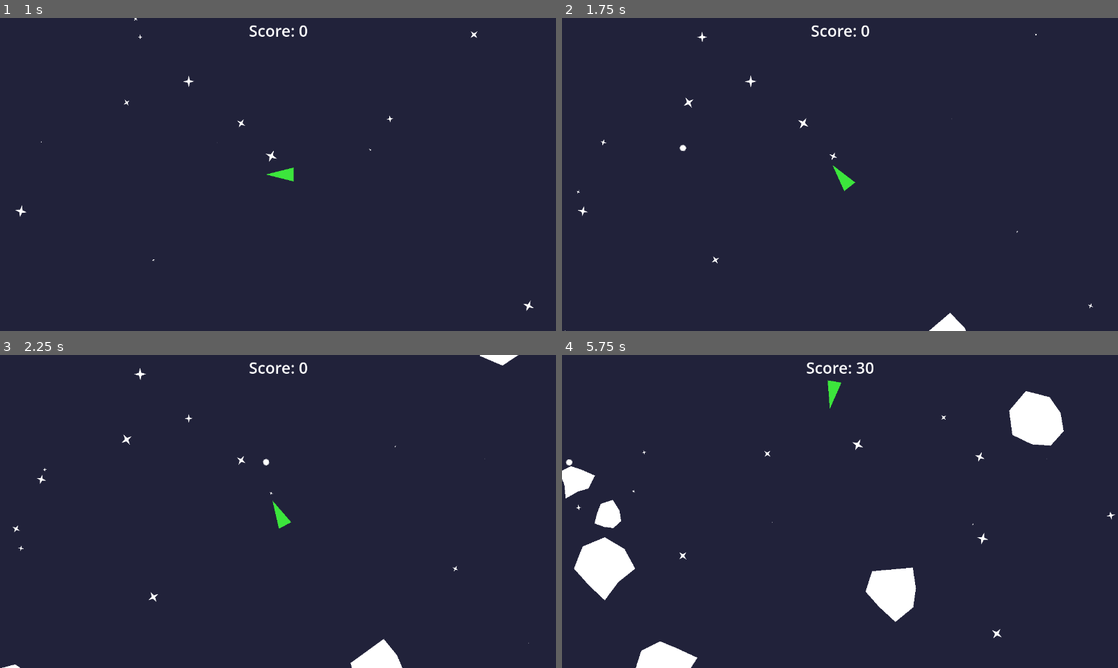
Above: before the commit, frames 1-4 (two rows, left to right).
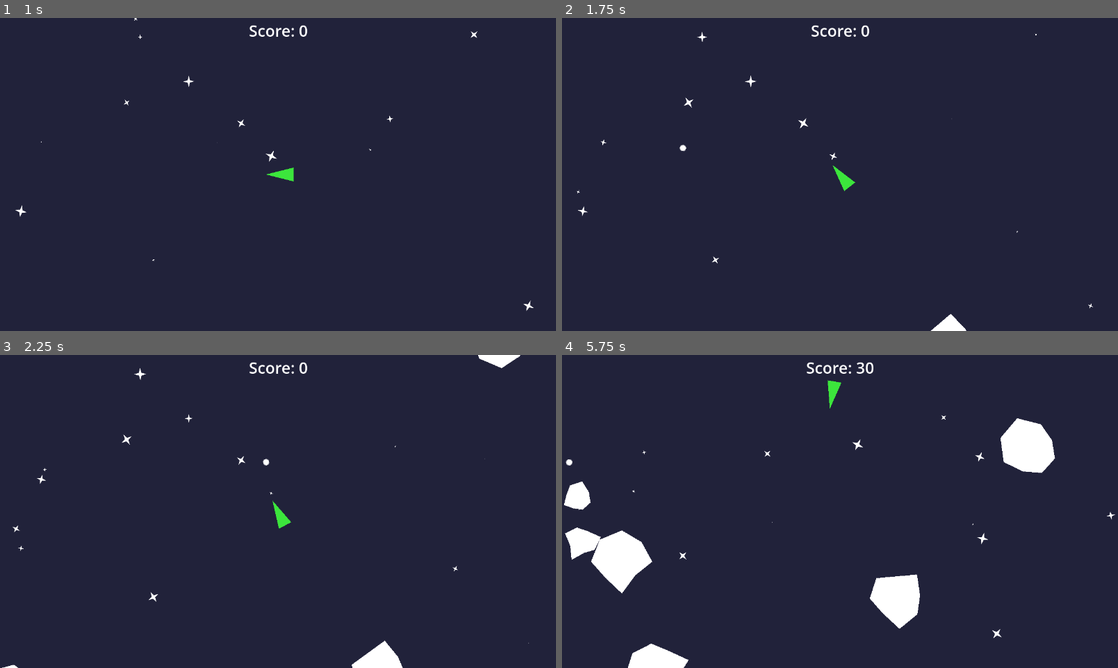
Above: after the commit, the same moments.

Repository: Josie5734/godot-asteroids-clone
Game: Godot game, scene res://scenes/main_menu/main_menu.tscn
Two runs of this game, one before a commit and one after it. Both use one fixed random seed, a clock stepped at 60 frames per second and the inputs below.
Inputs:
- Up to frame 1 (1 s): click "Play" at 0.5 s
- Up to frame 2 (1.75 s): tap Enter at 1.25 s; hold Right (turn_right) from 1.28 s (still down); tap Space (shoot) at 1.35 s
- Up to frame 3 (2.25 s): release Right (turn_right) at 2.03 s; hold Left (turn_left) from 2.03 s (still down); tap Space (shoot) at 2.1 s
- Up to frame 4 (5.75 s): release Left (turn_left) at 2.78 s; hold Right (turn_right) 2.78-3.53 s; tap Space (shoot) every 0.75 s from 2.85 to 5.1 s; hold W (accelerate) 3.53-4.28 s; hold Left (turn_left) from 4.28 s (still down)

Frame 1 is identical in both runs. In frame 2, less than 0.1% of the frame differs, in the area x 0-73%, y 94-100%; in frame 3, 0.1%; in frame 4, 4.7%, in the area x 0-91%, y 11-100%.

Commit message:
adjusted calculations for asteroid speed generation

Diff:
--- a/scenes/asteroid/asteroid.gd
+++ b/scenes/asteroid/asteroid.gd
@@ -20,6 +20,11 @@
 	2: Vector2(0.6,0.6),
 	1: Vector2(0.3,0.3)
 }
+const SPEEDS = { # dict of speeds for each size
+	3: Vector2i(50,80), # done as a range for the randomiser
+	2: 2, # these 2 are multiples for the speed calculation
+	1: 3
+}
 
 var rotate_speed = randf_range(-0.3,0.3) # how fast to rotate
 
@@ -35,7 +40,7 @@
 
 
 func _physics_process(delta: float) -> void:
-	asteroid.global_position += velocity # move
+	asteroid.global_position += velocity * speed * delta # move
 	asteroid.global_rotation += rotate_speed * delta # rotate
 	screen_wrap(get_viewport_rect(),screen_wrap_margin) # wrap around screen
 
@@ -72,15 +77,16 @@
 
 
 	if size == 3: # if a big one
-		new_asteroid.speed = randi_range(20,40) # random speed
+		new_asteroid.speed = randi_range(SPEEDS[size].x,SPEEDS[size].y) # random speed from range
 
 		# get direction to the ship
 		new_asteroid.velocity =  Vector2(ship_pos - new_asteroid.global_position).normalized()
-		var random_angle = randf_range(-PI/5,PI/5) # random range for offset
+		var offset = PI/5 # offset from ship direction
+		var random_angle = randf_range(-offset,offset) # random range within offset
 		new_asteroid.velocity = new_asteroid.velocity.rotated(random_angle) # add the random angle as an offset to the direction
 
 	else: # else smaller ones
-		new_asteroid.speed = randi_range((20*(size/5)),(40*(size/5))) # random speed (higher than normal)
+		new_asteroid.speed = (1 / (size + randf())) * 100 * SPEEDS[size] # random speed
 		new_asteroid.velocity =  Vector2(randf(),randf()) # random direction
 
 	new_asteroid.scale = SIZES[size] # set the size of the asteroid
@@ -94,4 +100,4 @@
 	queue_free() # remove object
 	destroyed.emit(size,asteroid.global_position) # emit signal with the size and pos of the asteroid
 	# right now just instantly deletes
-	# will be expanded with splitting and particles and sound and stuff
+	# will be expanded with particles and sound and stuff
